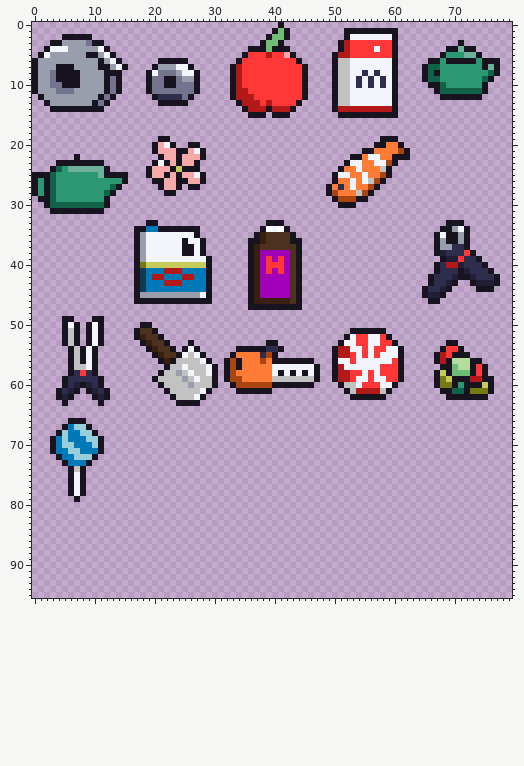
Edited in one commit: sprite sheet (Sprites/item_sprites_small.png). Above is the file before it was changed.
The file is 64x80 pixels. The old version is drawn lined up with the new one.
Once edited:
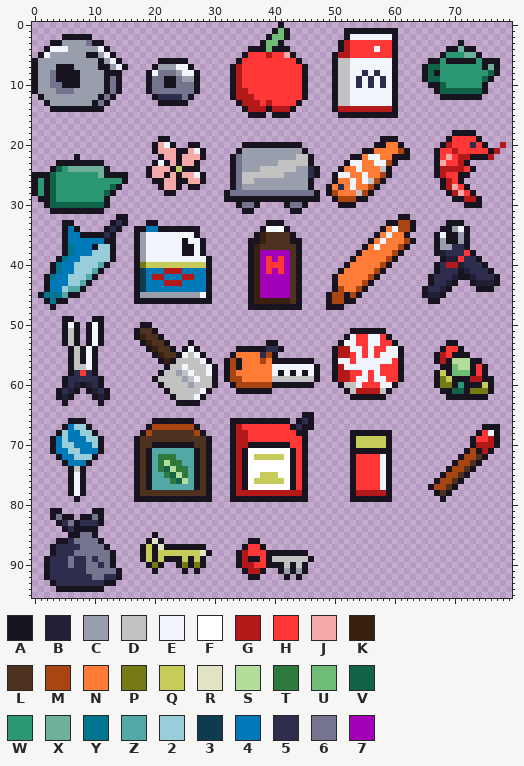
Palette (. is transparent): A #17131f  B #201f36  C #989eac  D #c2c2c2  E #f3f5fc  F #ffffff  G #b31919  H #ff3737  J #f5a9a9  K #39200e  L #4d331f  M #a84511  N #ff7c37  P #767a15  Q #c6cb59  R #e2e2c4  S #b4dc9a  T #2e793c  U #6fbc76  V #106348  W #2b9773  X #6fb09b  Y #00758f  Z #52a8a5  2 #98ced9  3 #0e3b52  4 #0079b8  5 #2f2d4e  6 #74748e  7 #a100b8
Diff:
canvas 64x80 -> 80x96; drawings rearranged on the sheet (the old picture shows each at its new place; 2 dropped ones are not shown)
Changed rows in their new state; - is an unchanged pixel.
first column x 1:
18 ---------------------------------------------------------------------AAAA-----
19 --------------------------------------------------------------------AHHHHA----
20 ----------------------------------AAAAAAAAAA-----------------------AGHHH5HA--G
21 ---------------------------------ACCCCCCCCCCA---------------------AHHGHHHHHAG-
22 --------------------------------A6CCCCCCCCCDDA--------------------AHJHGGAAAG--
23 --------------------------------A6CCCCCCDDDDDA--------------------AJHHGA------
24 --------------------------------A6CCCDDDDDDCC5A-------------------AGGGGHA-----
25 --------------------------------A6DDDDDDDCCCC5A-------------------AGHHAA------
26 --------------------------------A6DDCCCCCCCCCA---------------------AGHA-------
27 --------------------------------A6CCCCCCCCCCCA---------------------AGJHA------
28 -------------------------------A66666666666666A---------------------AGJHA-----
29 -------------------------------AAAAAAAAAAAAAAAA----------------------AAGGA----
30 ---------------------------------A66A----A66A--------------------------AAA----
31 ----------------------------------AA------AA----------------------------------
32 -------------AA---------------------------------------------AA----------------
33 ----AA------A5A-------------------------------------------AAMMA---------------
34 ----A4A----A5A-------------------------------------------ANEMMA---------------
35 ----A44AAAA5A-------------------------------------------ANENNA----------------
36 ----A444444AA------------------------------------------ANENNNMA---------------
37 ----AY444A22A-----------------------------------------ANENNNMA----------------
38 ----AY444222A----------------------------------------ANNNNNMA-----------------
39 ---AY4422222A---------------------------------------ANNNNNMA------------------
40 --AY442222ZA---------------------------------------ANNNNNMA-------------------
41 --AY44222ZA---------------------------------------ANNNNNMA--------------------
42 -AY44222ZA---------------------------------------ANNNNNMA---------------------
43 -A44422ZA----------------------------------------ANNNNMA----------------------
44 -A442ZZA-----------------------------------------AMNNMA-----------------------
45 AYYYZAA-----------------------------------------AMMAMA------------------------
46 -AYAA-------------------------------------------AMMAA-------------------------
47 --A---------------------------------------------AAA---------------------------
first column x 2:
65 -------------------------------------------AA-------------------------------
66 ------------------AAAAAAA------AAAAAAAAAA-A5A-------------------------------
67 -----------------AMMMMMMMA-----AGHHHHHHHHA5AA----------------------------AAA
68 ----------------AMLLLLLLLMA----AGGHHHHHHHHAA-------AAAAAAA--------------AHEA
69 ---------------ALLLLLLLLLLLA---AGGHHHHHHHHHA-------AQQQQQA-------------AHHGA
70 ---------------ALLAAAAAAALLA---AGGAAAAAAAHHA-------AQQQQQA-------------AGGGA
71 ---------------ALAZZZZZZZALA---AGAFFFFFFFAHA-------AAAAAAA------------AMAGA-
72 ---------------ALAZTTTZZZALA---AGAFQQQQQFAHA-------AHHHHEA-----------AMMLA--
73 ---------------ALAZTSTTZZALA---AGAFFFFFFFAHA-------AHHHHEA----------AMMLA---
74 ---------------ALAZTVSTTZALA---AGAFFFFFFFAHA-------AHHHHEA---------AMMLA----
75 ---------------ALAZZTVSTZALA---AGAFFQQQFFAHA-------AHHHHEA--------AMMLA-----
76 ---------------ALAZZZTVSZALA---AGAFQQQQQFAHA-------AHHHHEA-------AMMLA------
77 ---------------ALAZZZZZZZALA---AGAFFFFFFFAHA-------AHHHHEA------AMMLA-------
78 ---------------ALLLLLLLLLLLA---AGGGGGGGGGGGA-------AGGGGGA-------ALA--------
79 ---------------AAAAAAAAAAAAA---AAAAAAAAAAAAA-------AAAAAAA--------A---------
81 -AA-----AA------------------------------------------------------------------
82 -A6AA-AA6A------------------------------------------------------------------
83 --A56A555A------------------------------------------------------------------
84 ---A5AAAA-------------------------------------------------------------------
85 ----AA66A---------A---------------------------------------------------------
86 --AA56666A-------ARA--------------AA----------------------------------------
87 -A55556666A-----AQARAAAAAAA------AHHA---------------------------------------
88 -A555666666A----AQAQQQQQQQRA----AGHHHAAAAAAA--------------------------------
89 A5556556566A----AQAQAAAQAQA-----AGAAHADDDDDDA-------------------------------
90 A5556556656A-----APA--APAPA-----AGGHHAAADADA--------------------------------
91 A55555566666A-----A----A-A-------AGGA--ACACA--------------------------------
92 A55555556655A---------------------AA----A-A---------------------------------
93 -A55555555AA----------------------------------------------------------------
94 --AAAAAAAA------------------------------------------------------------------
